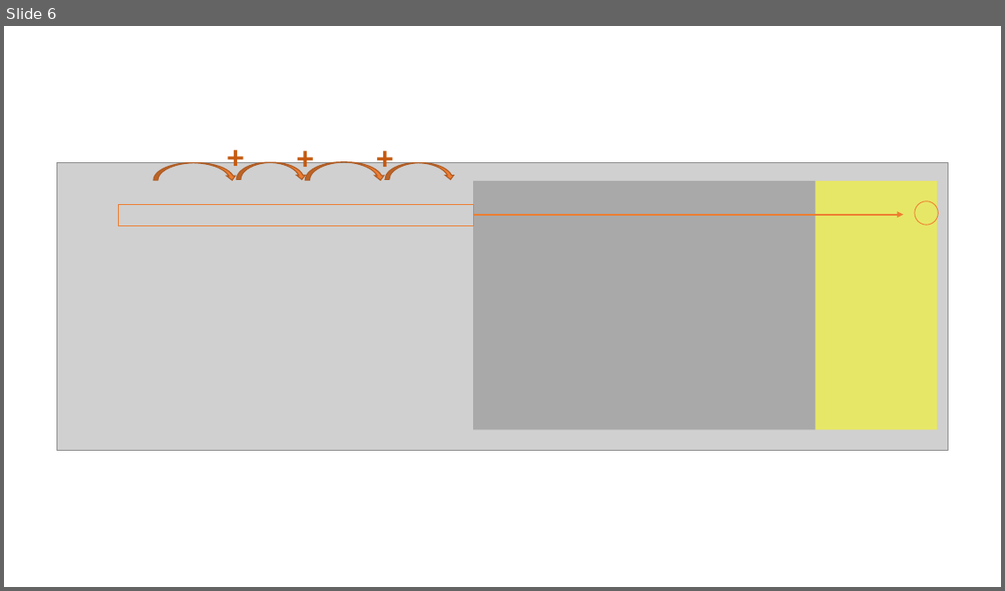
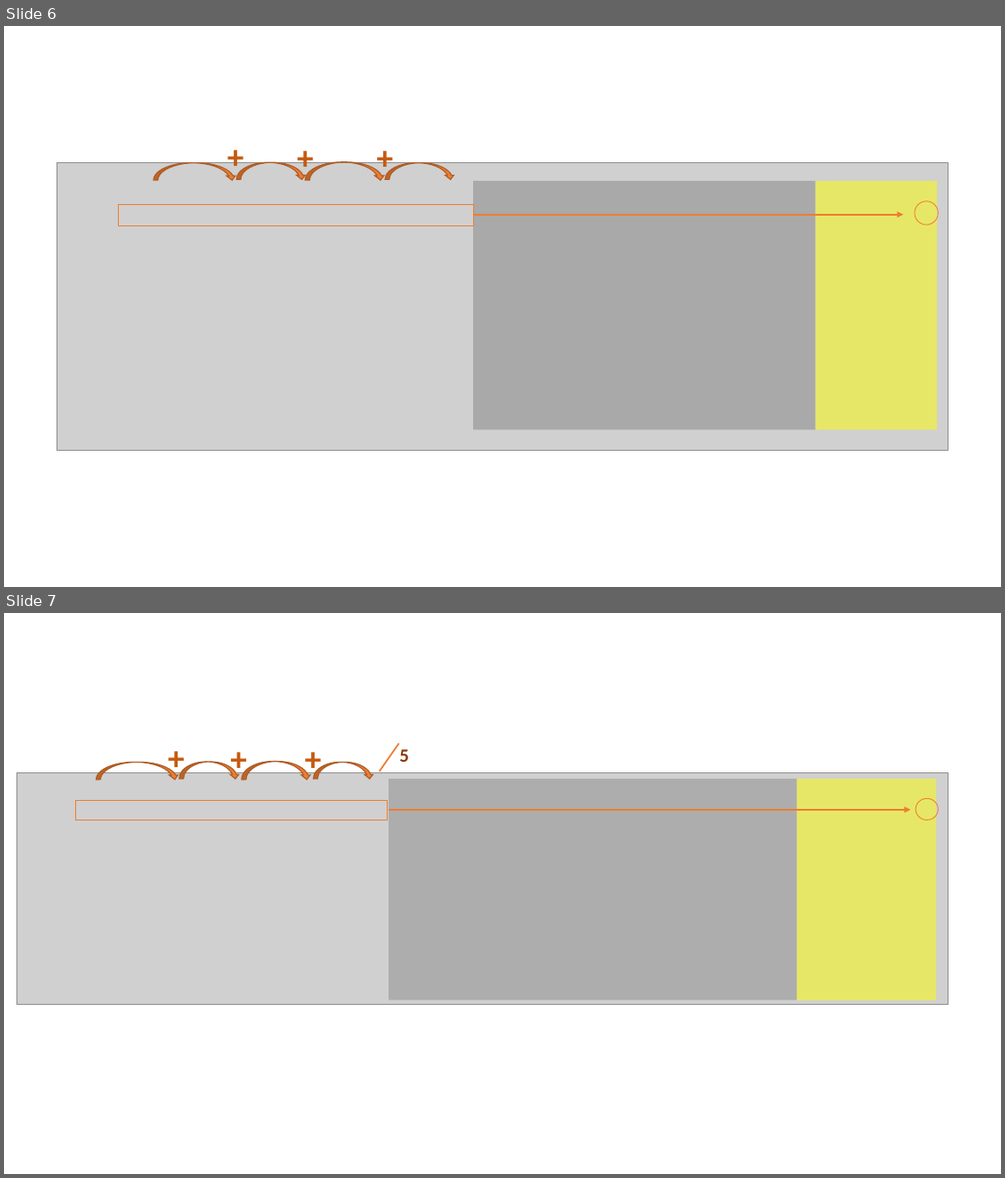
Before and after one commit to sastutorials/sastutorials.github.io, a slide deck: screenshots/imgs.pptx. Shown one above the other, each under a label of ours: slide 6 before the commit, slides 6 and 7 after it. The pictures are 1005x591 and 1005x1178 pixels, drawn with LibreOffice and Linux fonts; fonts in the diff are those of the drawing; grey boxes stand for pictures. Boxes give left, top, right and bottom in pixels: in the first picture for what was removed or moved away, otherwise in the second. Text is boxed around its words. In the diff, an @@ line names an element or a change of style, - is before the commit and + after.

```diff
--- a/screenshots/imgs.pptx
+++ b/screenshots/imgs.pptx
@@ slide 7 added at box(4, 613, 1001, 1174), background #FFFFFF @@
@@ text added at box(161, 733, 194, 781), 32 pt, text #C55A11, bold @@
++
@@ text added at box(223, 734, 255, 782), 32 pt, text #C55A11, bold @@
++
@@ text added at box(298, 734, 324, 782), 32 pt, text #C55A11, bold @@
++
@@ line added from (380, 771) to (399, 743), #ED7D31 1.5 pt @@
@@ curved down arrow added at box(96, 762, 179, 779), fill #ED7D31, outline #AF5C24 1 pt @@
@@ curved down arrow added at box(179, 762, 240, 779), fill #ED7D31, outline #AF5C24 1 pt @@
@@ curved down arrow added at box(242, 761, 311, 779), fill #ED7D31, outline #AF5C24 1 pt @@
@@ curved down arrow added at box(314, 762, 374, 779), fill #ED7D31, outline #AF5C24 1 pt @@
@@ text added at box(399, 749, 409, 762), 18 pt, text #843C0B, bold @@
+5
@@ picture added at box(16, 773, 948, 1004) @@
@@ rectangle added at box(388, 779, 797, 1000), fill #A5A5A5 at 80% opacity @@
@@ rectangle added at box(797, 779, 936, 1000), fill #FFFF00 at 50% opacity @@
@@ ellipse added at box(915, 798, 938, 820), outline #ED7D31 0.75 pt @@
@@ rectangle added at box(76, 801, 387, 820), outline #ED7D31 0.75 pt @@
@@ arrow added from (388, 810) to (910, 810), #ED7D31 1.5 pt @@
```
Also in this commit, not shown: 1 other slide added, 3 other files.
